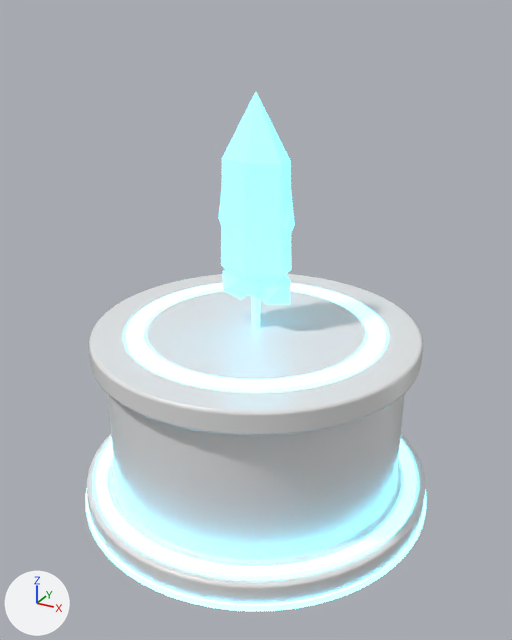
Two versions of the FBX model assets/lobby/fbx/Lobby_PED_Crystal.fbx, one commit apart.
One viewpoint serves both versions: a camera (50 mm lens) standing at (3.62, -6.59, 5.58) and looking at (0.07, -0.13, 2.36). The axes (+X, +Y, +Z) are drawn at lower left. The lights are the same throughout. The first picture is the older version.

In view in the first picture: 'Lobby_PED_Crystal__Glyph_Crystal', 'Lobby_PED_Crystal__PedNeon_Crystal', 'Lobby_PED_Crystal__PedStem_Crystal', 'Lobby_PED_Crystal__PedestalMarble'.
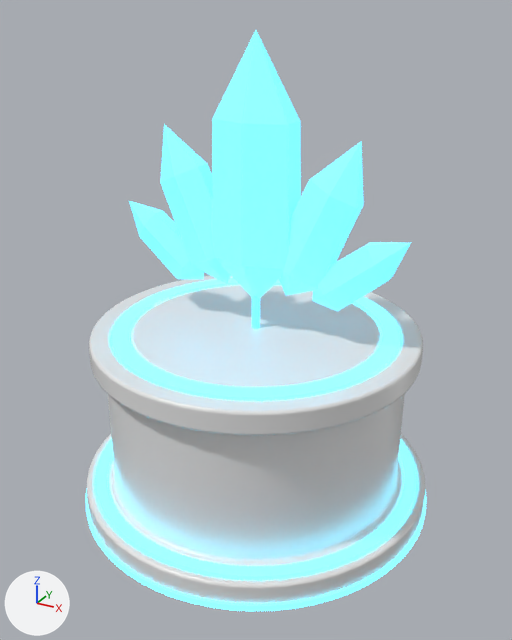
Location of each change, [x1, y1, x2, y2] in pixels of the pictures (512 x 640 px; the box of a moved part takes in the faces that stretch with it):
'Lobby_PED_Crystal__PedestalMarble', reshaped: before [87, 274, 425, 604]; after [87, 275, 425, 604]
'Lobby_PED_Crystal__Glyph_Crystal', recoloured, surface changed, reshaped (268% wider, 33% taller): before [219, 92, 295, 304]; after [129, 30, 411, 312]
'Lobby_PED_Crystal__PedNeon_Crystal', recoloured, surface changed, reshaped: before [86, 283, 426, 611]; after [86, 278, 426, 611]
'Lobby_PED_Crystal__PedStem_Crystal', recoloured: [252, 296, 260, 329] in both
part 1 of me_lobby_ped_crystal__pedneon_crystal, moved or reshaped: before [126, 283, 386, 392]; after [111, 278, 401, 401]
part 2 of me_lobby_ped_crystal__glyph_crystal, moved or reshaped: before [221, 92, 291, 298]; after [212, 30, 301, 298]
part 3 of me_lobby_ped_crystal__glyph_crystal, moved or reshaped: before [223, 248, 288, 299]; after [129, 201, 204, 279]
part 4 of me_lobby_ped_crystal__glyph_crystal, moved or reshaped: before [257, 275, 290, 304]; after [312, 242, 411, 312]
part 5 of me_lobby_ped_crystal__glyph_crystal, moved or reshaped: before [219, 178, 295, 290]; after [160, 124, 364, 296]
part 6 of me_lobby_ped_crystal__pedestalmarble, moved or reshaped: before [92, 274, 420, 410]; after [92, 275, 420, 410]

The edits, one by one:
Material 'MAT_PedNeon_Crystal' (mat_mat_pedneon_crystal) changes colour from cyan #cbf0ff to cyan #59ddff; in linear values from (0.595, 0.874, 1.0) to (0.1, 0.72, 1.0).
In material 'MAT_PedNeon_Crystal' (mat_mat_pedneon_crystal), emission_strength goes from 5.0 to 2.6.
Material 'MAT_Glyph_Crystal' (mat_mat_glyph_crystal) changes colour from cyan #b3f1ff to cyan #89e5ff; in linear values from (0.45, 0.88, 1.0) to (0.25, 0.78, 1.0).
In material 'MAT_Glyph_Crystal' (mat_mat_glyph_crystal), emission_strength goes from 1.8 to 1.1.
Material 'MAT_PedStem_Crystal' (mat_mat_pedstem_crystal) changes colour from cyan #cbf0ff to cyan #59ddff; in linear values from (0.595, 0.874, 1.0) to (0.1, 0.72, 1.0).
me_lobby_ped_crystal__pedneon_crystal has 768 vertices, 768 faces and spans x -2.13..2.13, y -2.13..2.13, z 0.02..2.21.
me_lobby_ped_crystal__pedneon_crystal is used by ob_lobby_ped_crystal__pedneon_crystal; location (0.0, 0.0, 0.0).
me_lobby_ped_crystal__pedneon_crystal part 1: the loose piece of 256 vertices spanning x -1.49..1.49, y -1.49..1.49, z 2.11..2.21 is multiplied about its middle by the matrix ((1.115, 0.0, 0.0), (0.0, 1.115, 0.0), (0.0, 0.0, 1.0)).
me_lobby_ped_crystal__glyph_crystal is used by ob_lobby_ped_crystal__glyph_crystal; location (0.0, 0.0, 0.0).
me_lobby_ped_crystal__glyph_crystal had 70 vertices, 90 faces and spanned x -0.43..0.43, y -0.24..0.24, z 2.52..4.82.
me_lobby_ped_crystal__glyph_crystal now has 70 vertices, 90 faces and spans x -1.74..1.74, y -0.3..0.3, z 2.52..5.4.
me_lobby_ped_crystal__glyph_crystal part 2: the loose piece of 14 vertices spanning x -0.38..0.38, y -0.24..0.24, z 2.52..4.82 is scaled about its middle by 1.25, then moved by (0.0, 0.0, 0.29).
me_lobby_ped_crystal__glyph_crystal part 3: the loose piece of 14 vertices spanning x -0.43..0.39, y -0.12..0.12, z 2.54..3.22 is turned -103.1 degrees about the y axis through its middle and scaled by 1.25, then moved by (-1.18, 0.0, 0.2).
me_lobby_ped_crystal__glyph_crystal part 4: the loose piece of 14 vertices spanning x -0.39..0.43, y -0.12..0.12, z 2.54..3.22 is turned 103.1 degrees about the y axis through its middle and scaled by 1.25, then moved by (1.18, 0.0, 0.2).
me_lobby_ped_crystal__glyph_crystal part 5: 28 of 70 vertices moved; they spanned x -0.43..0.43, y -0.17..0.17, z 2.57..3.99 and now span x -1.19..1.19, y -0.2..0.2, z 2.66..4.42; mean shift (0.0, 0.0, 0.25); largest move (0.4, 0.0, 3.99) -> (-1.16, 0.0, 4.42).
me_lobby_ped_crystal__pedestalmarble has 1824 vertices, 1778 faces and spans x -2.1..2.1, y -2.1..2.1, z 0.0..2.2.
me_lobby_ped_crystal__pedestalmarble is used by ob_lobby_ped_crystal__pedestalmarble; location (0.0, 0.0, 0.0).
me_lobby_ped_crystal__pedestalmarble part 6: 480 of 1824 vertices moved; they spanned x -1.54..1.54, y -1.54..1.54, z 2.12..2.2 and now span x -1.7..1.7, y -1.7..1.7, z 2.12..2.2; mean shift (0.0, 0.0, 0.0); largest move (1.05, 1.05, 2.13) -> (1.17, 1.17, 2.13).
